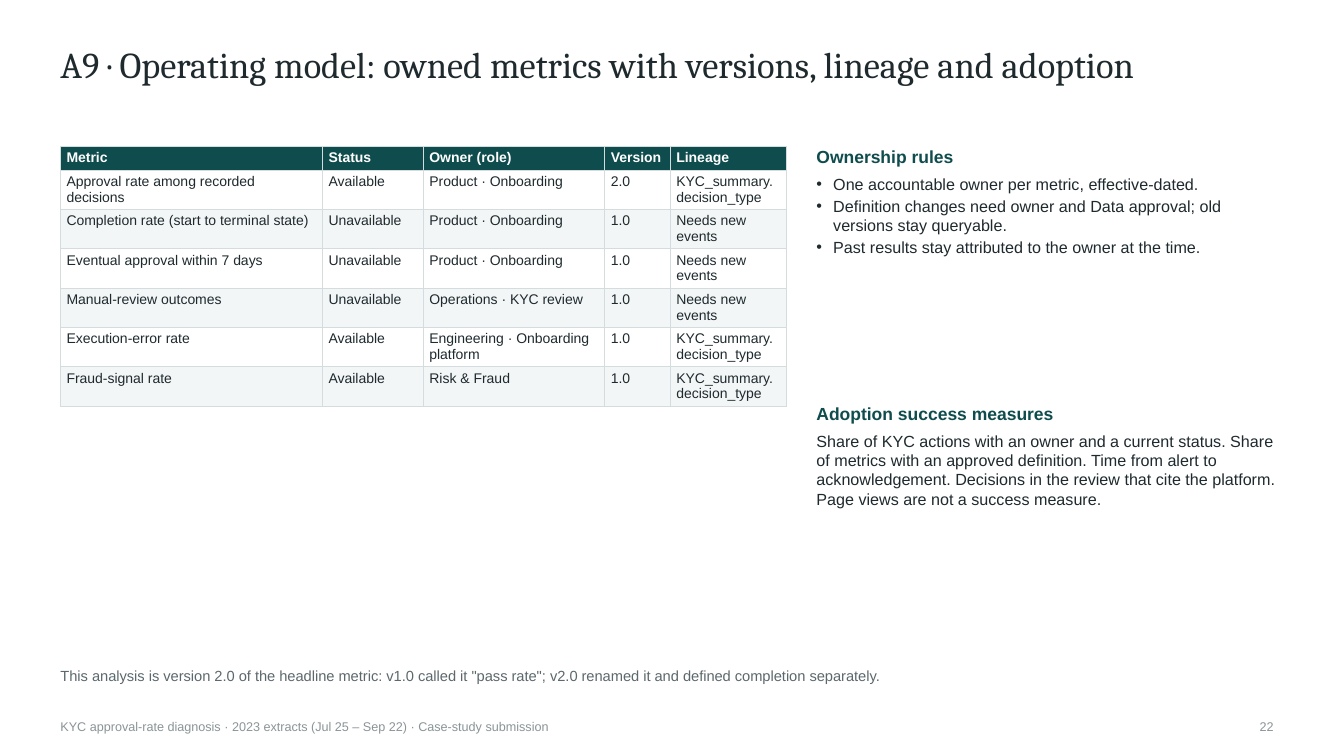
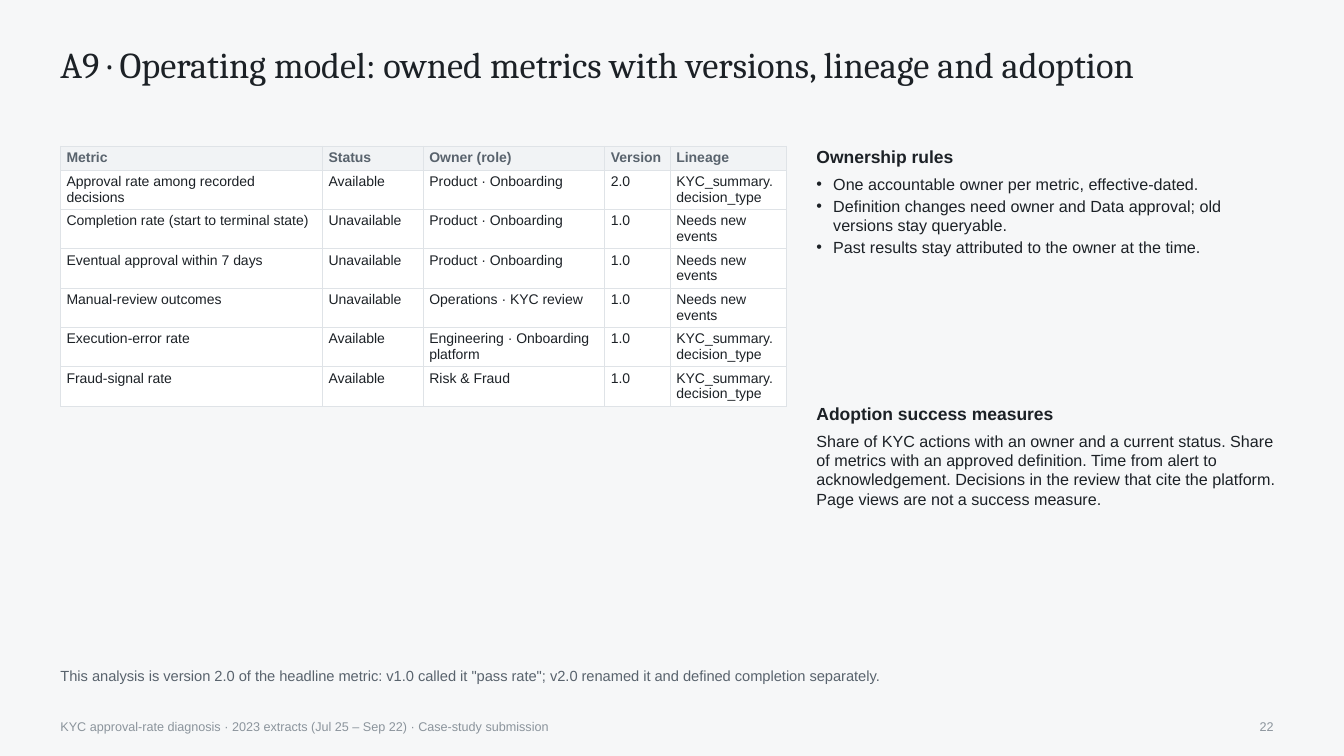
Before and after one commit to prosolkin/arq-kyc, a slide deck: slide 22 of analysis/export/kyc-approval-deck.pptx. Drawn at 1344x756 pixels with LibreOffice and Linux fonts; fonts in the diff are those of the drawing. Boxes give left, top, right and bottom in pixels: in the first picture for what was removed or moved away, otherwise in the second. Text is boxed around its words. In the diff, an @@ line names an element or a change of style, - is before the commit and + after.

```diff
--- a/analysis/export/kyc-approval-deck.pptx
+++ b/analysis/export/kyc-approval-deck.pptx
@@ background #FFFFFF to #F6F7F8 @@
@@ table at [60,146,786,405] @@
@@ fill #0F4C4D to #F1F3F5 in row 1 @@
@@ fill #F3F6F6 to #FFFFFF in 15 cells @@
@@ text colour #FFFFFF to #59636D in "Metric", "Status", "Owner (role)", "Version" and 1 more places @@
@@ text colour #1F2A2E to #1C2126 @@
@@ borders changed @@
@@ text "Ownership rules" at [816,150,1221,257]: text colour #0F4C4D to #1C2126 in "Ownership rules"; text colour #1F2A2E to #1C2126 @@
@@ text "Adoption success measures" at [816,407,1275,509]: text colour #0F4C4D to #1C2126 in "Adoption success measures"; text colour #1F2A2E to #1C2126 in "Share of KYC actions with an owner ..." @@
```
Also in this commit, not shown: 22 other slides changed, 1 slide added, 1 slide removed, 7 other files.
